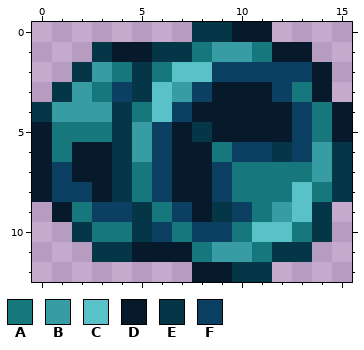
Two versions of one pixel-art sprite, Content/Items/Yoyos/MythrilYoyo.png. Above: the version before the commit.
The file is 32x26 pixels, drawn in blocks of 2x2; one block is one cell here.
Palette (. is transparent): A #16777d  B #379ca3  C #59c2c9  D #071a2b  E #053648  F #0b4062
After:
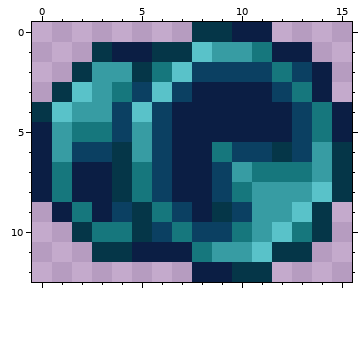
Diff:
{"colour":"D","old":"#071a2b","new":"#0b1e44"}
{"y":1,"x":8,"old":"A","new":"C"}
{"y":2,"x":4,"old":"A","new":"B"}
{"y":2,"x":8,"old":"C","new":"F"}
{"y":2,"x":12,"old":"F","new":"A"}
{"y":3,"x":2,"old":"BAFE","new":"CBAF"}
{"y":3,"x":7,"old":"BF","new":"FD"}
{"y":4,"x":1,"old":"B","new":"C"}
{"y":4,"x":4,"old":"EACF","new":"FCFD"}
{"y":5,"x":1,"old":"A","new":"B"}
{"y":5,"x":4,"old":"E","new":"F"}
{"y":5,"x":8,"old":"E","new":"D"}
{"y":6,"x":1,"old":"ADD","new":"BFF"}
{"y":7,"x":1,"old":"F","new":"A"}
{"y":7,"x":10,"old":"A","new":"B"}
{"y":8,"x":1,"old":"FF","new":"AD"}
{"y":8,"x":11,"old":"AACA","new":"BBBC"}
{"y":9,"x":3,"old":"F","new":"D"}
{"y":9,"x":11,"old":"A","new":"B"}
{"y":10,"x":11,"old":"C","new":"B"}
{"y":11,"x":11,"old":"A","new":"C"}
